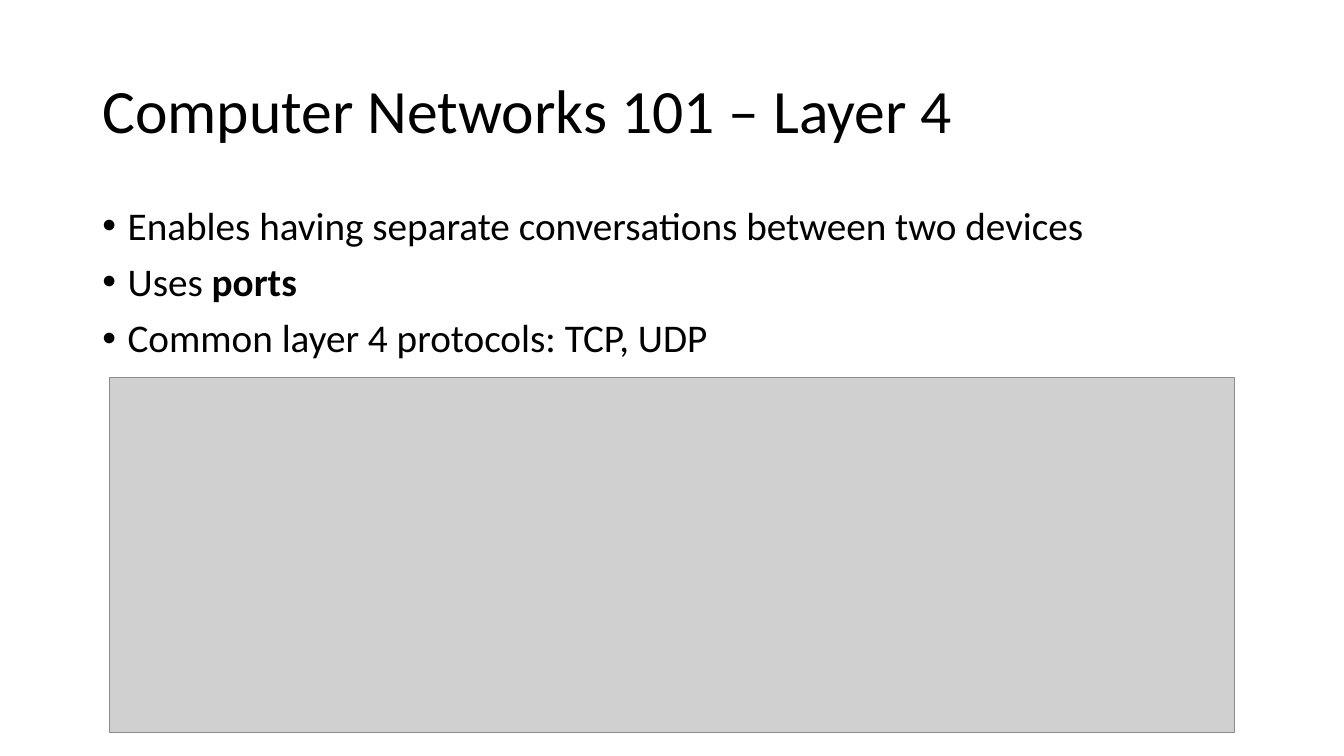
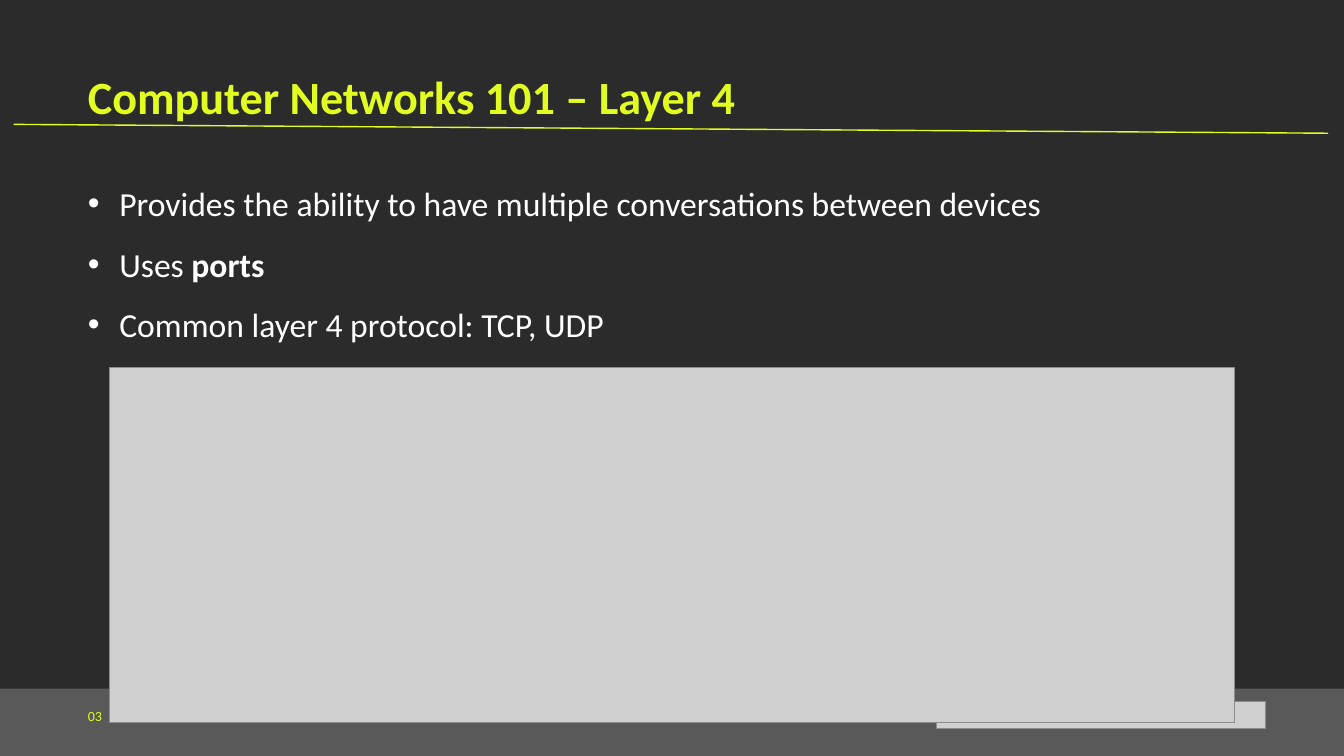
Before and after one commit to Cyanivde/technion-ctf, a slide deck: slide 13 of files/forensics-networks.pptx. Drawn at 1344x756 pixels with LibreOffice and Linux fonts; fonts in the diff are those of the drawing; grey boxes stand for pictures; background and template pictures are left out; a plain dark background stands for a picture behind light text. Boxes give left, top, right and bottom in pixels: in the first picture for what was removed or moved away, otherwise in the second. Text is boxed around its words. In the diff, an @@ line names an element or a change of style, - is before the commit and + after.

```diff
--- a/files/forensics-networks.pptx
+++ b/files/forensics-networks.pptx
@@ background #FFFFFF to picture (left out) @@
@@ text "Computer Networks 101 – Layer ...": place and size @@
-text "Computer Networks 101 – Layer ..." at [102, 90, 952, 143]
+text "Computer Networks 101 – Layer ..." at [88, 81, 735, 126]
@@ text "Computer Networks 101 – Layer ..." at [88, 81, 735, 126]: size 44 to 33 pt, text colour #000000 to #E2FE21, bold on; line spacing 0.9 to 1; vertical alignment middle to top @@
@@ line added from (14, 124) to (1329, 133), #E2FE21 1 pt @@
@@ text added at [119, 192, 1041, 343], 24 pt, text #FFFFFF @@
+• Provides the ability to have multiple conversations between devices
+• Uses ports
+• Common layer 4 protocol: TCP, UDP
@@ text removed at [128, 212, 1083, 359] @@
-• Enables having separate conversations between two devices
-• Uses ports
-• Common layer 4 protocols: TCP, UDP
@@ picture: place and size @@
-picture at [110, 378, 1235, 733]
+picture at [110, 368, 1235, 723]
@@ rectangle added at [0, 689, 1344, 756], fill #595959 @@
@@ text added at [88, 712, 246, 725], 10 pt, text #FFFFFF @@
+03 Forensics & Networks
@@ picture added at [937, 702, 1266, 729] @@
```
Also in this commit, not shown: 11 other slides changed, 3 slides added, 3 slides removed.
